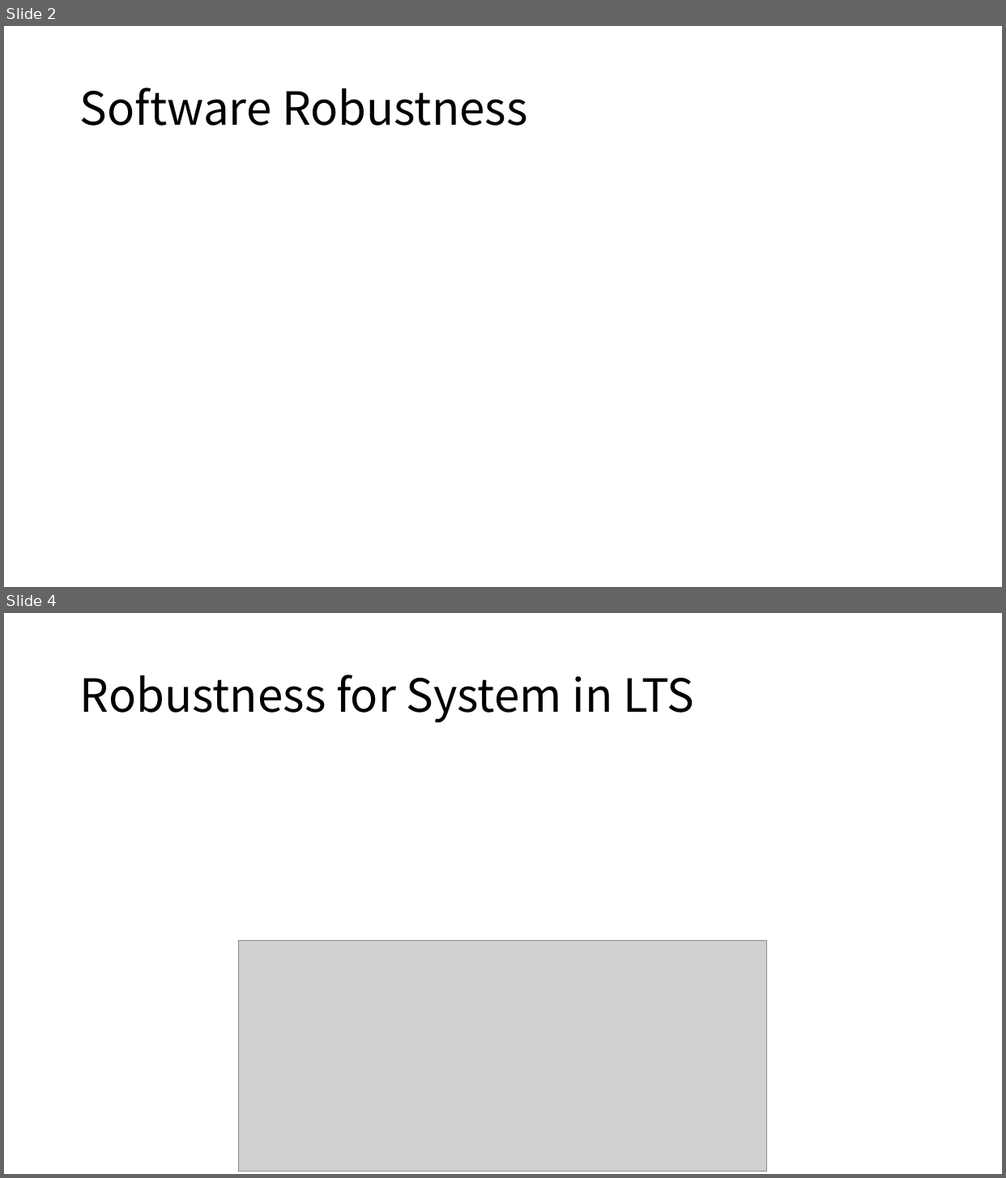
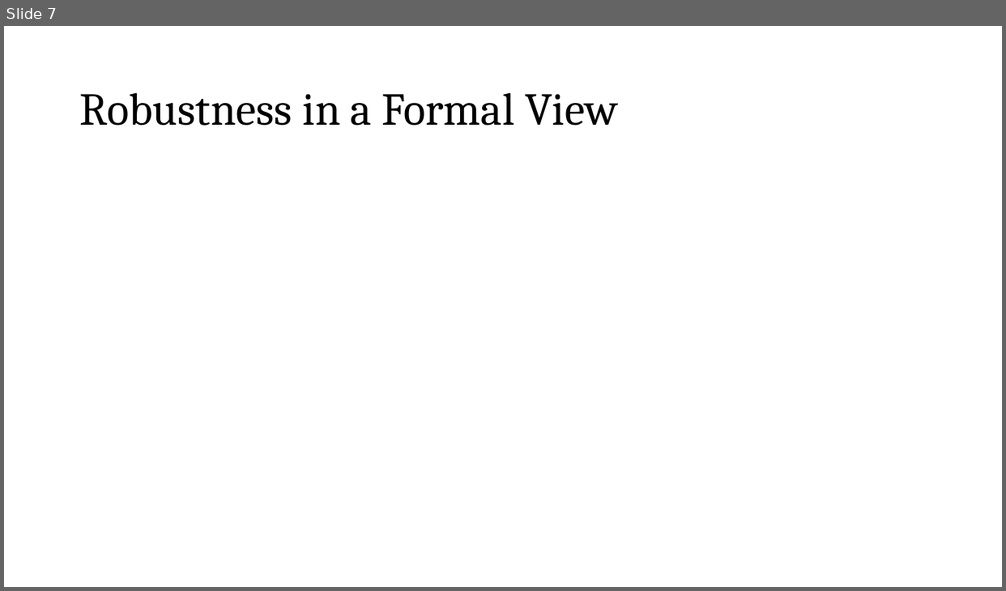
Before and after one commit to SteveZhangBit/SteveZhangBit.github.io, a slide deck: statics/slides/2022-Fall-Research Intro-CJ.pptx. Shown one above the other, each under a label of ours: slides 2 and 4 before the commit, slide 7 after it; the slides between them are not shown. The pictures are 1006x1178 and 1006x591 pixels, drawn with LibreOffice and Linux fonts; fonts in the diff are those of the drawing; grey boxes stand for pictures. Boxes give left, top, right and bottom in pixels: in the first picture for what was removed or moved away, otherwise in the second. Text is boxed around its words. In the diff, an @@ line names an element or a change of style, - is before the commit and + after.

```diff
--- a/statics/slides/2022-Fall-Research Intro-CJ.pptx
+++ b/statics/slides/2022-Fall-Research Intro-CJ.pptx
@@ slide 4 removed at [4, 613, 1002, 1174], background #FFFFFF @@
@@ title removed at [80, 675, 694, 723] @@
-Robustness for System in LTS
@@ picture removed at [239, 941, 768, 1171] @@
@@ what was slide 2 is now slide 7 @@
@@ slide 7 changed as well @@
@@ title at [80, 92, 618, 126]: text changed; font Noto Sans CJK SC to Cambria @@
-Software Robustness
+Robustness in a Formal View
```
Also in this commit, not shown: 15 other slides changed, 8 slides added, 1 other slide removed, 1 other file.
